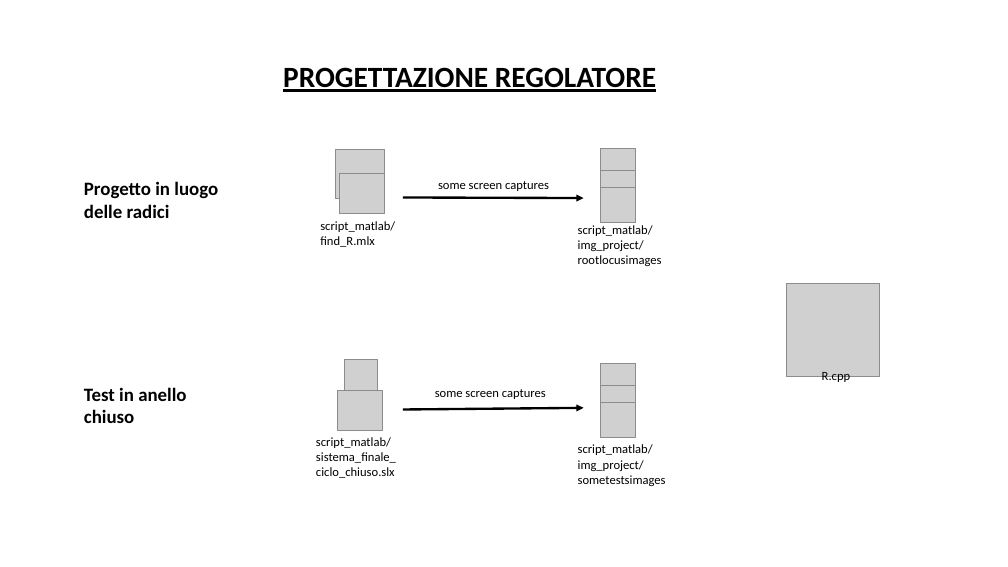
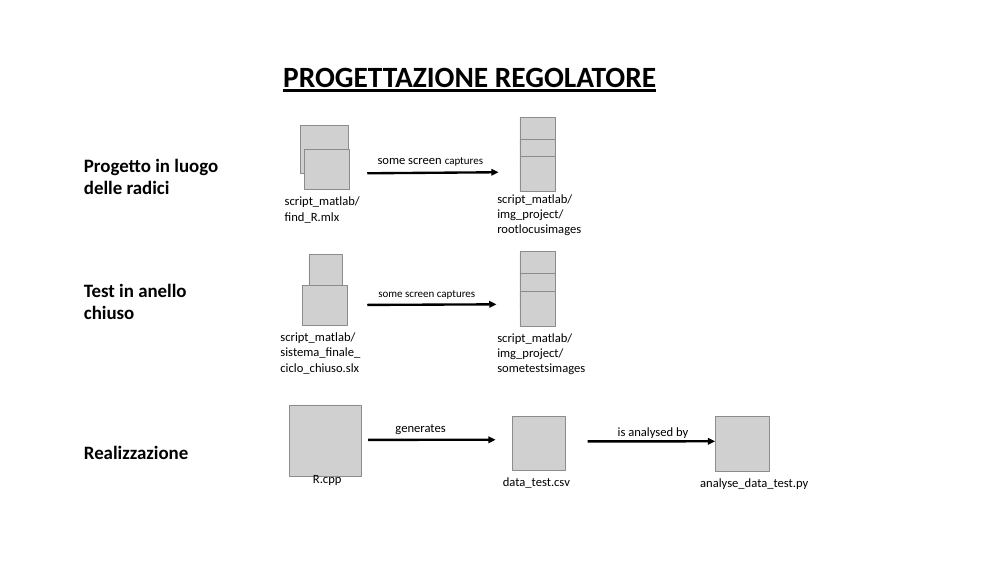
Before and after one commit to PasqualeC5/calibrazione, a slide deck: slide 3 of RESUME_FILE.pptx. Drawn at 1008x567 pixels with LibreOffice and Linux fonts; fonts in the diff are those of the drawing; grey boxes stand for pictures. Boxes give left, top, right and bottom in pixels: in the first picture for what was removed or moved away, otherwise in the second. Text is boxed around its words. In the diff, an @@ line names an element or a change of style, - is before the commit and + after.

Commit message:
Francesco's push 03-01

```diff
--- a/RESUME_FILE.pptx
+++ b/RESUME_FILE.pptx
@@ text "some screen captures": place and size @@
-text "some screen captures" at <box>438,181,549,191</box>
+text "some screen captures" at <box>378,157,483,166</box>
@@ text "some screen captures" at <box>378,157,483,166</box>: size 12 to 10.5 pt in "captures" @@
@@ text "Progetto in luogo": place and size @@
-text "Progetto in luogo" at <box>84,181,218,218</box>
+text "Progetto in luogo" at <box>84,158,218,194</box>
@@ arrow moved from (403, 197) - (584, 198) to (368, 173) - (498, 172) @@
@@ 2 pictures, 1 text: place and size @@
-2 pictures, 1 text at <box>320,150,395,247</box>
+2 pictures, 1 text at <box>285,126,360,223</box>
@@ 3 pictures, 1 text: place and size @@
-3 pictures, 1 text at <box>578,148,662,266</box>
+3 pictures, 1 text at <box>497,117,581,235</box>
@@ text "Test in anello chiuso": place and size @@
-text "Test in anello chiuso" at <box>84,387,186,423</box>
+text "Test in anello chiuso" at <box>84,283,186,319</box>
@@ text "some screen captures": place and size @@
-text "some screen captures" at <box>435,389,546,399</box>
+text "some screen captures" at <box>378,290,475,299</box>
@@ text "some screen captures" at <box>378,290,475,299</box>: size 12 to 10.5 pt @@
@@ 2 pictures, 1 text: place and size @@
-2 pictures, 1 text at <box>316,359,396,478</box>
+2 pictures, 1 text at <box>280,255,360,374</box>
@@ arrow moved from (403, 410) - (584, 408) to (368, 305) - (497, 305) @@
@@ 3 pictures, 1 text: place and size @@
-3 pictures, 1 text at <box>578,363,666,486</box>
+3 pictures, 1 text at <box>497,252,585,374</box>
@@ picture: place and size @@
-picture at <box>786,284,879,377</box>
+picture at <box>290,405,361,477</box>
@@ picture added at <box>513,417,566,470</box> @@
@@ picture added at <box>715,417,770,471</box> @@
@@ text added at <box>84,445,188,459</box>, 18 pt, text #000000, bold @@
+Realizzazione
@@ arrow added from (368, 440) to (495, 440), #000000 2.25 pt @@
@@ text added at <box>395,424,445,434</box>, 12 pt, text #000000 @@
+generates
@@ arrow added from (588, 442) to (715, 442), #000000 2.25 pt @@
@@ text added at <box>618,427,688,438</box>, 12 pt, text #000000 @@
+is analysed by
@@ text "R.cpp": place and size @@
-text "R.cpp" at <box>822,372,851,384</box>
+text "R.cpp" at <box>313,475,342,486</box>
@@ text added at <box>503,477,570,488</box>, 12 pt, text #000000 @@
+data_test.csv
@@ text added at <box>700,478,808,489</box>, 12 pt, text #000000 @@
+analyse_data_test.py
```
